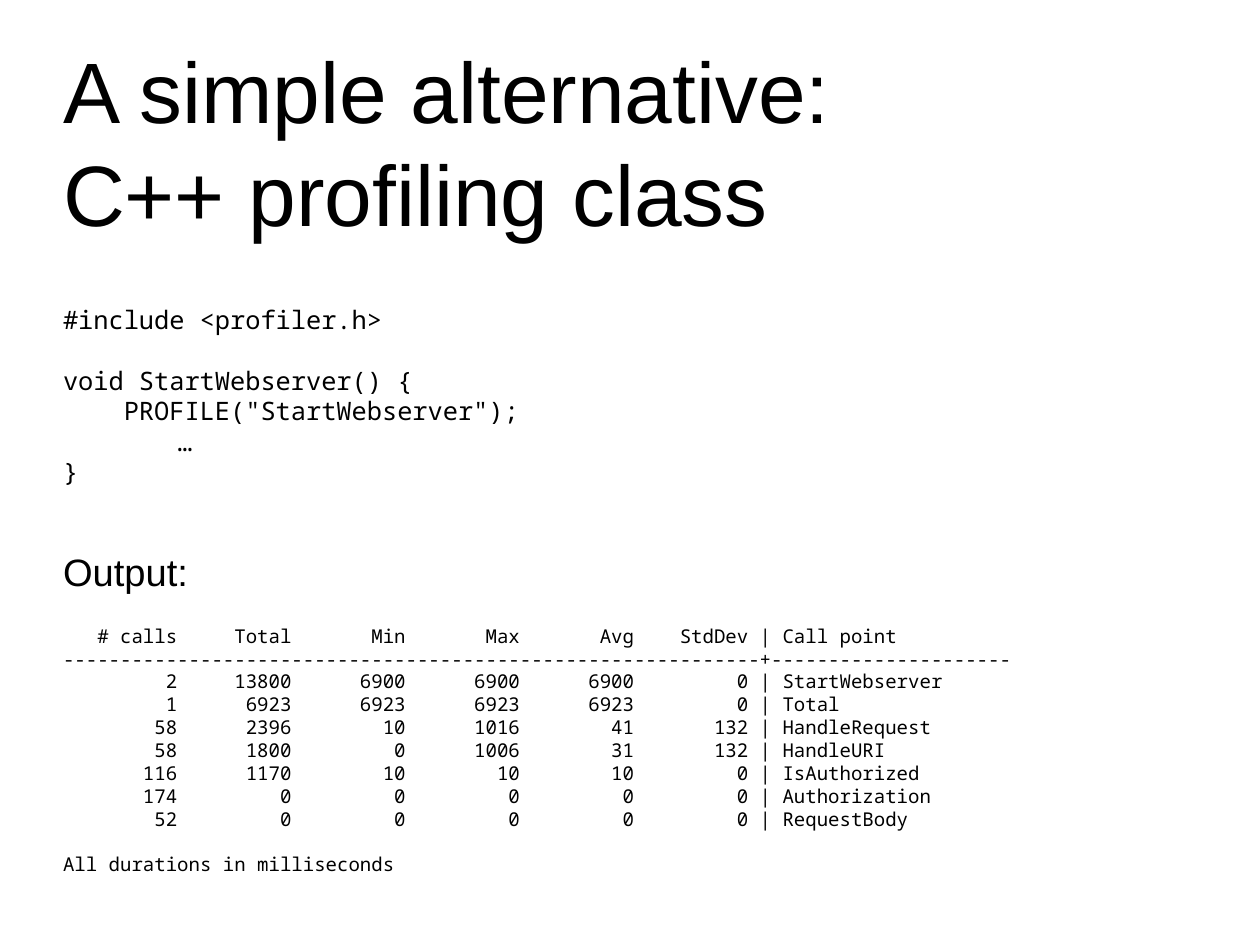
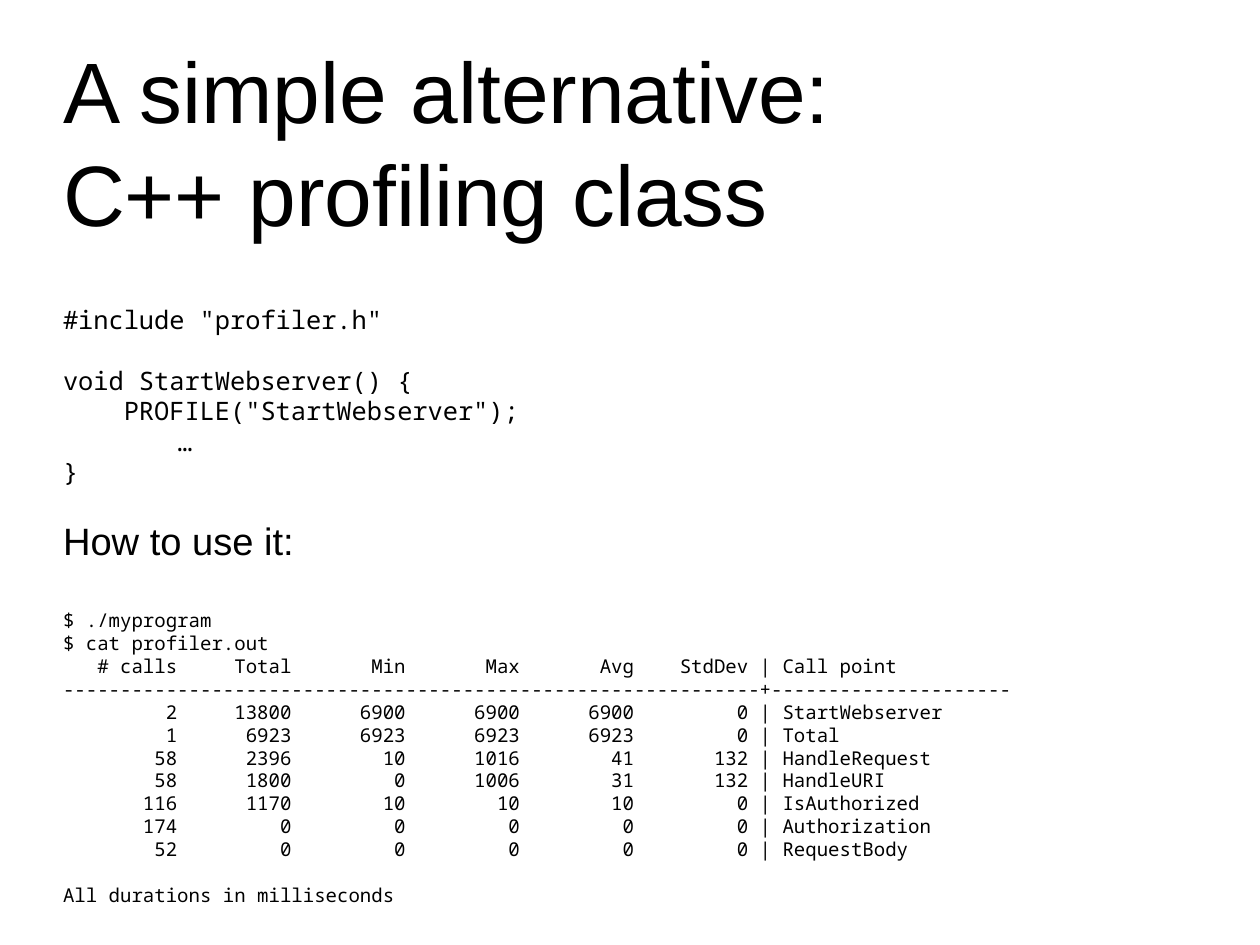
Before and after one commit to wolframroesler/Talks, a slide deck: slide 5 of profiling.odp. Drawn at 1260x945 pixels with LibreOffice and Linux fonts; fonts in the diff are those of the drawing. Boxes give left, top, right and bottom in pixels: in the first picture for what was removed or moved away, otherwise in the second. Text is boxed around its words. In the diff, an @@ line names an element or a change of style, - is before the commit and + after.

Commit message:
Some tweaks to the profiler talk

```diff
--- a/profiling.odp
+++ b/profiling.odp
@@ subtitle at bbox=[63, 309, 382, 335]: text changed @@
-#include <profiler.h>
+#include "profiler.h"
@@ subtitle at bbox=[63, 527, 294, 655]: text changed; size 24 to 12 pt; font Arial to Noto Sans Mono @@
-Output:
+How to use it:
+$ ./myprogram
+$ cat profiler.out
```
Also in this commit, not shown: 3 other slides changed.
